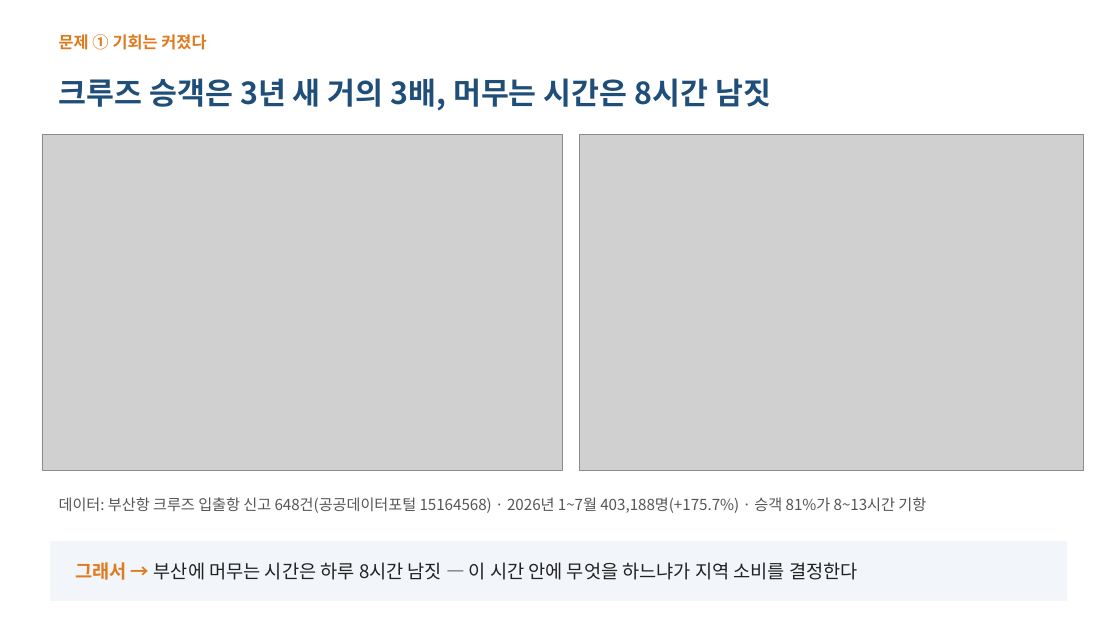
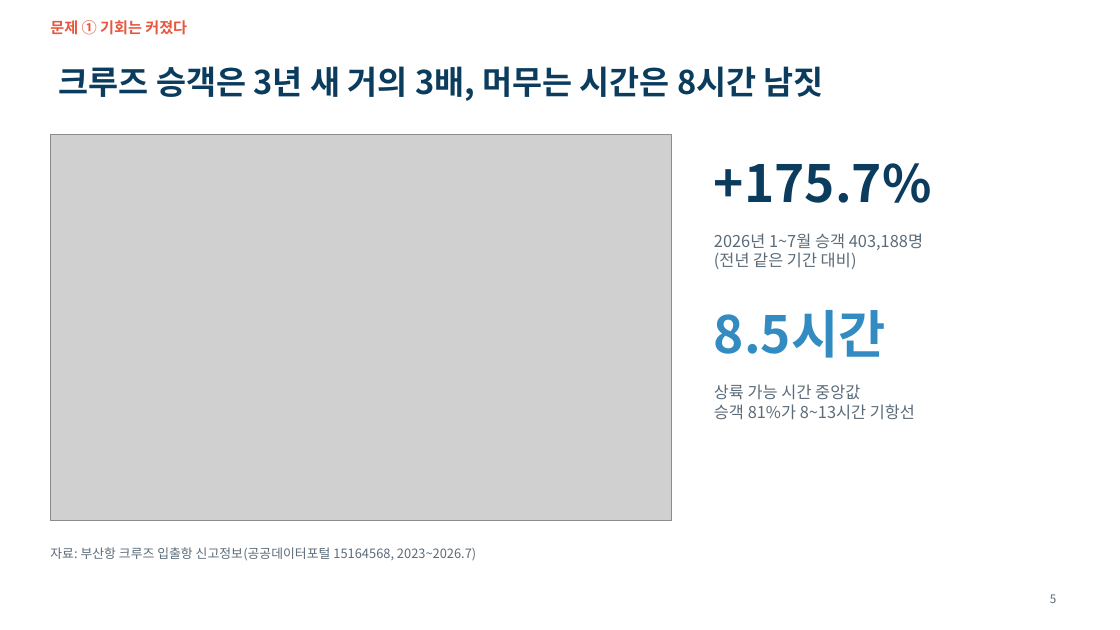
Before and after one commit to ddayoung03/busan-cruise-unpassing, a slide deck: slide 5 of 05_문서/3주차_발표자료.pptx (slide 3 before the commit). Drawn at 1120x630 pixels with LibreOffice and Linux fonts; fonts in the diff are those of the drawing; grey boxes stand for pictures. Boxes give left, top, right and bottom in pixels: in the first picture for what was removed or moved away, otherwise in the second. Text is boxed around its words. In the diff, an @@ line names an element or a change of style, - is before the commit and + after.

```diff
--- a/05_문서/3주차_발표자료.pptx
+++ b/05_문서/3주차_발표자료.pptx
@@ text "문제 ① 기회는 커졌다": place and size @@
-text "문제 ① 기회는 커졌다" at bbox=[59, 34, 206, 50]
+text "문제 ① 기회는 커졌다" at bbox=[50, 20, 187, 35]
@@ text "문제 ① 기회는 커졌다" at bbox=[50, 20, 187, 35]: size 14 to 13 pt, text colour #E07A1F to #E8573F; vertical alignment middle to top @@
@@ title "크루즈 승객은 3년 새 거의 ...": place and size @@
-title "크루즈 승객은 3년 새 거의 ..." at bbox=[59, 78, 771, 111]
+title "크루즈 승객은 3년 새 거의 ..." at bbox=[59, 66, 824, 101]
@@ title "크루즈 승객은 3년 새 거의 ..." at bbox=[59, 66, 824, 101]: size 26 to 28 pt, text colour #1F4E79 to #0B3C5D @@
@@ picture: place and size @@
-picture at bbox=[42, 134, 563, 471]
+picture at bbox=[50, 134, 672, 521]
@@ picture removed at bbox=[580, 134, 1084, 471] @@
@@ text added at bbox=[714, 163, 932, 203], 44 pt, text #0B3C5D, bold @@
++175.7%
@@ text added at bbox=[714, 233, 923, 269], 14 pt, text #5B6B78 @@
+2026년 1~7월 승객 403,188명
+(전년 같은 기간 대비)
@@ text added at bbox=[714, 310, 886, 358], 44 pt, text #328CC1, bold @@
+8.5시간
@@ text added at bbox=[714, 384, 915, 420], 14 pt, text #5B6B78 @@
+상륙 가능 시간 중앙값
+승객 81%가 8~13시간 기항선
@@ text at bbox=[50, 547, 476, 561]: text changed; size 13 to 11 pt; text colour #555555 to #5B6B78 @@
-데이터: 부산항 크루즈 입출항 신고 648건(공공데이터포털 15164568) · 2026년 1~7월 403,188명(+175.7%) · 승객 81%가 8~13시간 기항
+자료: 부산항 크루즈 입출항 신고정보(공공데이터포털 15164568, 2023~2026.7)
@@ text "자료: 부산항 크루즈 입출항 신고정보(공공데이터포털 ..." at bbox=[50, 547, 476, 561]: vertical alignment middle to top @@
@@ rectangle removed at bbox=[50, 542, 1067, 601] @@
@@ text removed at bbox=[75, 562, 858, 580] @@
-그래서 → 부산에 머무는 시간은 하루 8시간 남짓 — 이 시간 안에 무엇을 하느냐가 지역 소비를 결정한다
@@ page number added at bbox=[1050, 594, 1056, 603], 10 pt, text #5B6B78 @@
+5
```
Also in this commit, not shown: 10 other slides changed, 15 slides added, 9 slides removed, 13 other files.
